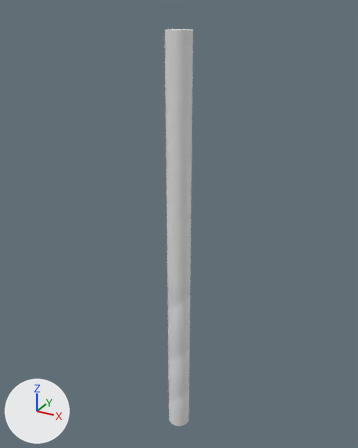
The FBX model Assets/Models/Weapon/Hilt/Axe_Shaft_02.fbx, before and after one commit.
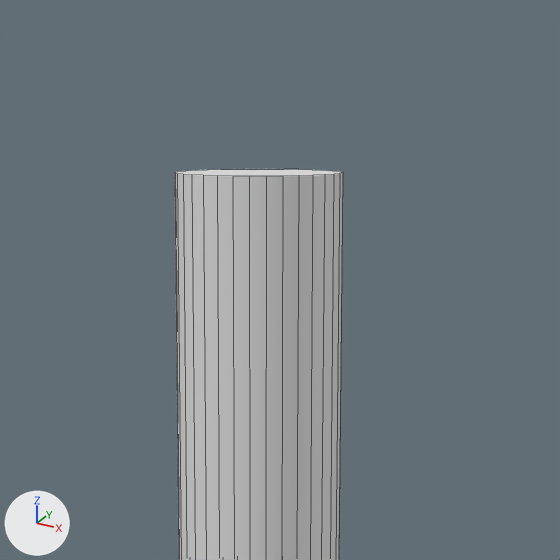
The first picture shows the older version from a 50 mm camera at (0.452, -0.822, 0.939) aimed at (-0.012, 0.023, 0.517). The close-ups show both versions on the part from 38% to 64% of the width and 0% to 21% of the height of that picture. The axes (+X, +Y, +Z) are drawn at lower left. The lights are the same throughout. The close-ups show mesh edges as thin lines.
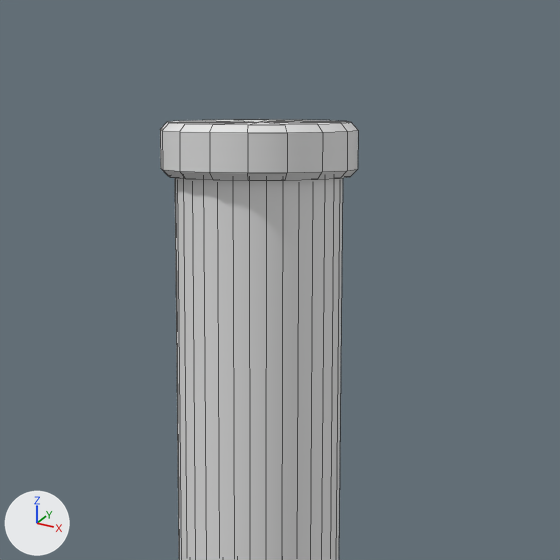
Location of each change, (x1, y1, x2, y2) in pixels of the close-ups (560 x 560 px):
'Cylinder.031', added
    after: (160, 120, 358, 180)

The edits, one by one:
Mesh me_cylinder_031 is new.
It has 198 vertices, 240 faces and spans x -0.029..0.029, y -0.029..0.029, z 0.0..0.915.
Object 'Cylinder.031' (ob_cylinder_031) is new; it shows me_cylinder_031.
Its location is (0.0, 0.0, 0.0).
